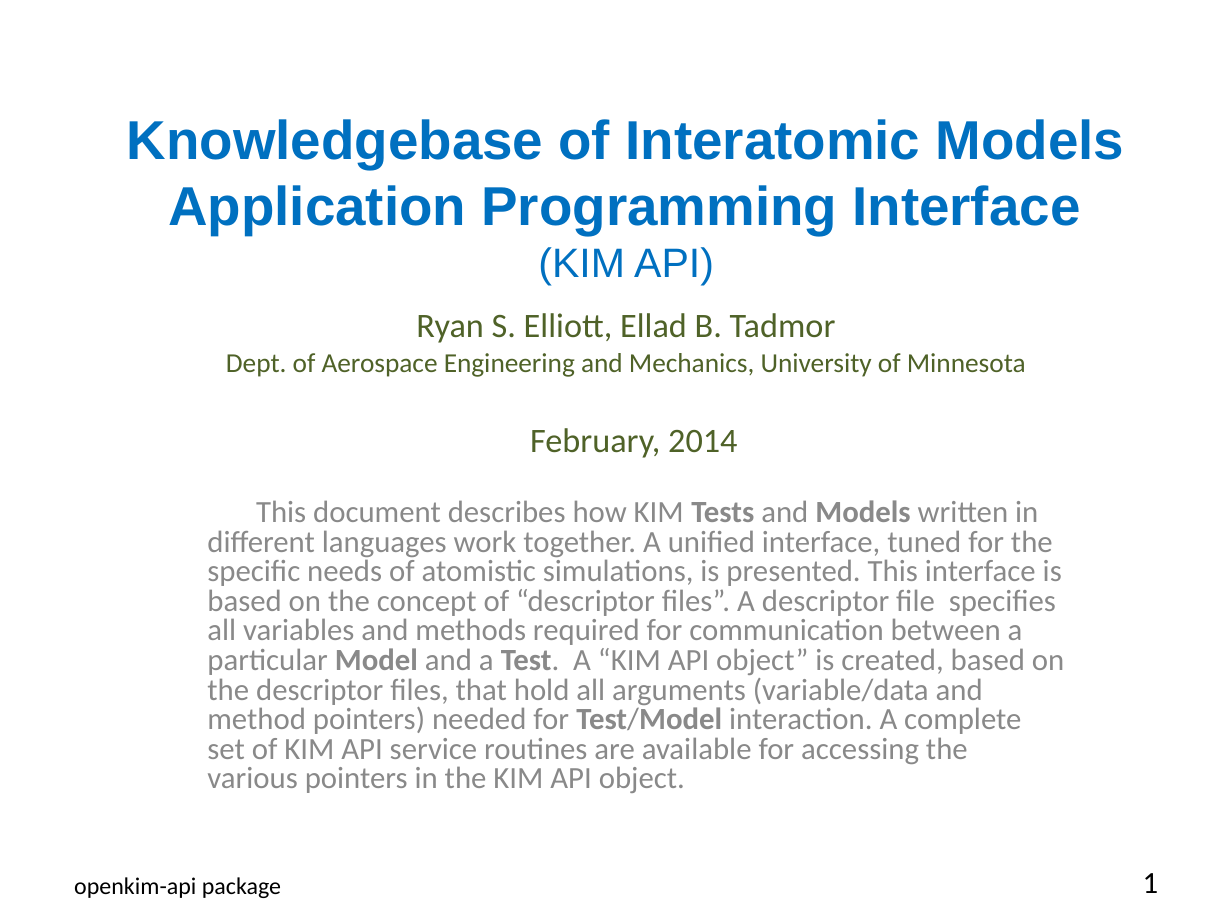
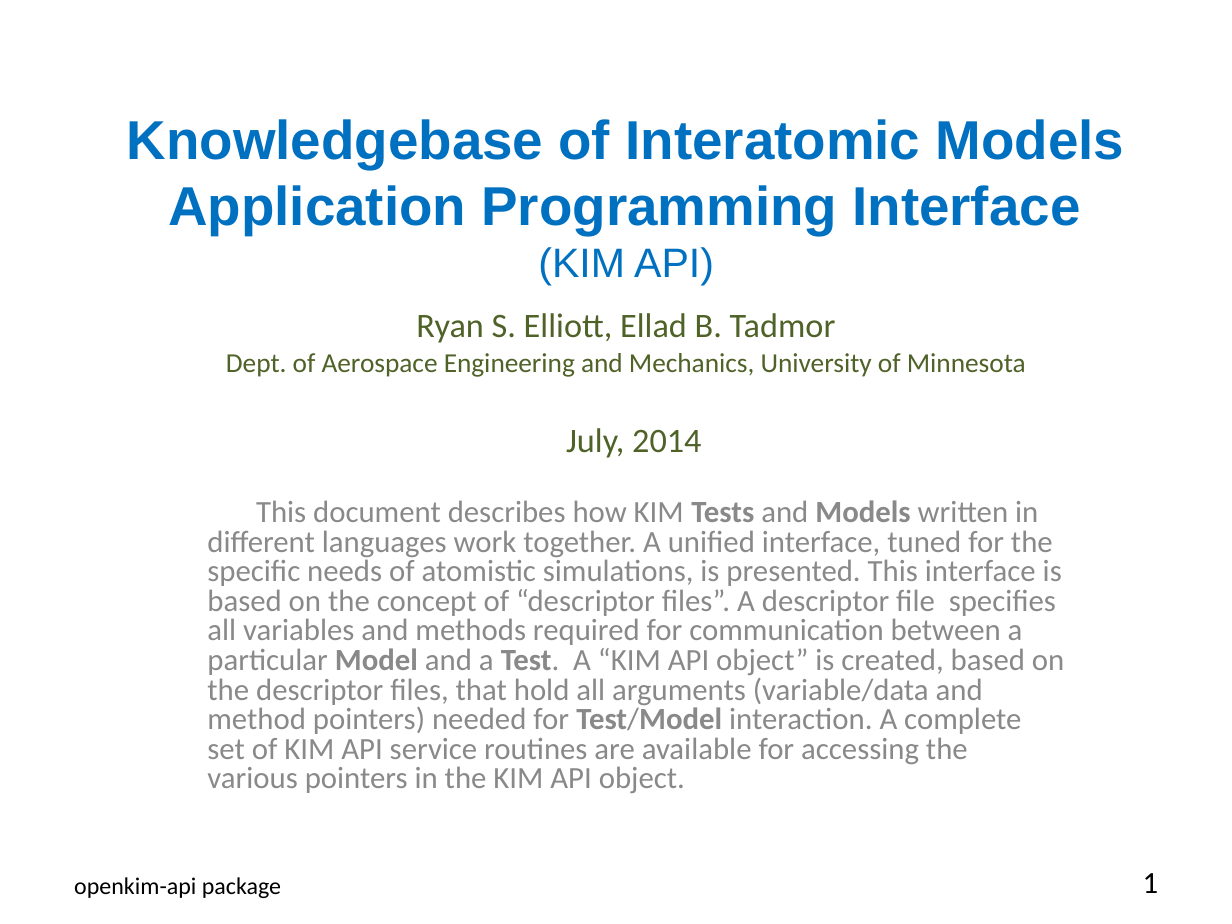
Before and after one commit to openkim/kim-api, a slide deck: slide 1 of DOCS/openkim-api-introduction.pptx. Drawn at 1232x924 pixels with LibreOffice and Linux fonts; fonts in the diff are those of the drawing. Boxes give left, top, right and bottom in pixels: in the first picture for what was removed or moved away, otherwise in the second. Text is boxed around its words. In the diff, an @@ line names an element or a change of style, - is before the commit and + after.

```diff
--- a/DOCS/openkim-api-introduction.pptx
+++ b/DOCS/openkim-api-introduction.pptx
@@ text at (566, 428, 701, 458): text changed @@
-February, 2014
+July, 2014
```
Also in this commit, not shown: 4 other slides changed, 37 other files.
